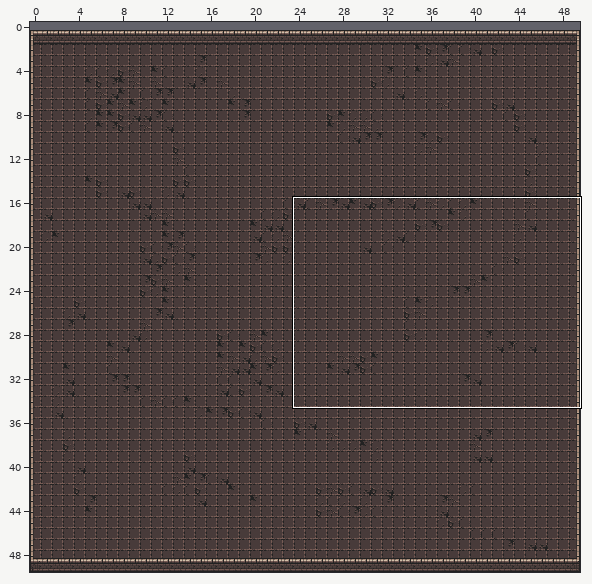
Tiled map: assets/map/carte.tmx. Above, an overview of the earlier version with the close-up marked.
Close-up. Earlier state:
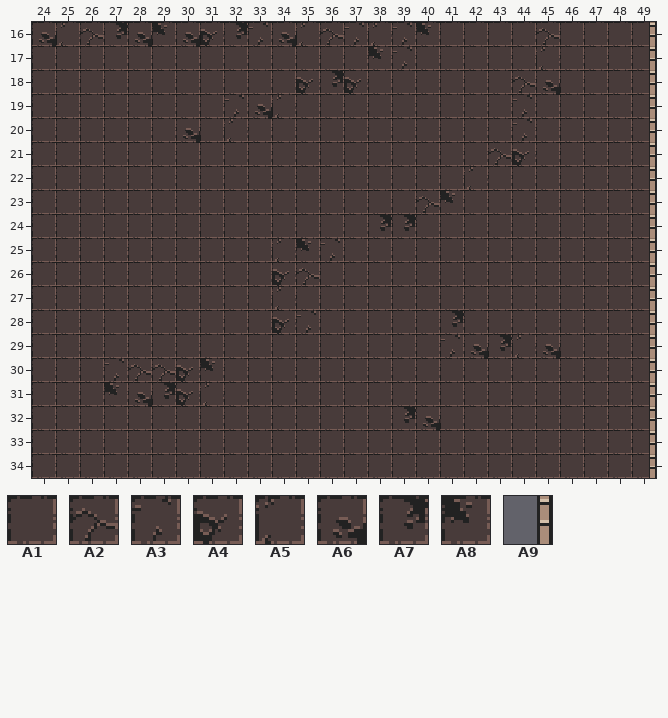
Cells are 16x16 px. Shown: x 24..49, y 16..34. The commit also changed other parts of the map, which this record leaves out.
Key: from "0x72_DungeonTilesetII_v1.4": A1 129, A2 130, A3 131, A4 161, A5 162, A6 163, A7 193, A8 194, A9 256.
__ is an empty cell, ## one hidden under a higher layer.
Layer "sol" before, first column x 24:
16 A6 A5 A2 A7 A6 A8 A6 A4 A7 A3 A6 A5 A2 A3 A5 A3 A8 A1 A1 A1 A1 A2 A1 A1 A1 A1
17 A1 A1 A1 A1 A1 A1 A1 A1 A1 A1 A1 A1 A1 A1 A8 A3 A1 A1 A1 A1 A1 A5 A1 A1 A1 A1
18 A1 A1 A1 A1 A1 A1 A1 A1 A1 A1 A1 A4 A7 A4 A1 A1 A1 A1 A1 A1 A2 A6 A1 A1 A1 A1
19 A1 A1 A1 A1 A1 A1 A1 A1 A3 A6 A5 A1 A1 A1 A1 A1 A1 A1 A1 A1 A3 A1 A1 A1 A1 A1
20 A1 A1 A1 A1 A1 A1 A6 A1 A5 A1 A1 A1 A1 A1 A1 A1 A1 A1 A1 A1 A3 A1 A1 A1 A1 A1
21 A1 A1 A1 A1 A1 A1 A1 A1 A1 A1 A1 A1 A1 A1 A1 A1 A1 A1 A1 A2 A4 A1 A1 A1 A1 A1
22 A1 A1 A1 A1 A1 A1 A1 A1 A1 A1 A1 A1 A1 A1 A1 A1 A1 A1 A5 A1 A1 A1 A1 A1 A1 A1
23 A1 A1 A1 A1 A1 A1 A1 A1 A1 A1 A1 A1 A1 A1 A1 A1 A2 A8 A1 A1 A1 A1 A1 A1 A1 A1
24 A1 A1 A1 A1 A1 A1 A1 A1 A1 A1 A1 A1 A1 A1 A7 A7 A1 A1 A1 A1 A1 A1 A1 A1 A1 A1
25 A1 A1 A1 A1 A1 A1 A1 A1 A1 A1 A5 A8 A3 A1 A1 A1 A1 A1 A1 A1 A1 A1 A1 A1 A1 A1
26 A1 A1 A1 A1 A1 A1 A1 A1 A1 A1 A4 A2 A1 A1 A1 A1 A1 A1 A1 A1 A1 A1 A1 A1 A1 A1
27 A1 A1 A1 A1 A1 A1 A1 A1 A1 A1 A5 A1 A1 A1 A1 A1 A1 A1 A1 A1 A1 A1 A1 A1 A1 A1
28 A1 A1 A1 A1 A1 A1 A1 A1 A1 A1 A4 A3 A1 A1 A1 A1 A1 A7 A1 A1 A1 A1 A1 A1 A1 A1
29 A1 A1 A1 A1 A1 A1 A1 A1 A1 A1 A1 A1 A1 A1 A1 A1 A1 A3 A6 A7 A5 A6 A1 A1 A1 A1
30 A1 A1 A1 A3 A2 A2 A4 A8 A1 A1 A1 A1 A1 A1 A1 A1 A1 A1 A1 A1 A1 A1 A1 A1 A1 A1
31 A1 A1 A1 A8 A6 A7 A4 A5 A1 A1 A1 A1 A1 A1 A1 A1 A1 A1 A1 A1 A1 A1 A1 A1 A1 A1
32 A1 A1 A1 A1 A1 A1 A1 A1 A1 A1 A1 A1 A1 A1 A1 A7 A6 A1 A1 A1 A1 A1 A1 A1 A1 A1
33 A1 A1 A1 A1 A1 A1 A1 A1 A1 A1 A1 A1 A1 A1 A1 A1 A1 A1 A1 A1 A1 A1 A1 A1 A1 A1
34 A1 A1 A1 A1 A1 A1 A1 A1 A1 A1 A1 A1 A1 A1 A1 A1 A1 A1 A1 A1 A1 A1 A1 A1 A1 A1
Layer "mur" before, first column x 24:
16 __ __ __ __ __ __ __ __ __ __ __ __ __ __ __ __ __ __ __ __ __ __ __ __ __ A9
17 __ __ __ __ __ __ __ __ __ __ __ __ __ __ __ __ __ __ __ __ __ __ __ __ __ A9
18 __ __ __ __ __ __ __ __ __ __ __ __ __ __ __ __ __ __ __ __ __ __ __ __ __ A9
19 __ __ __ __ __ __ __ __ __ __ __ __ __ __ __ __ __ __ __ __ __ __ __ __ __ A9
20 __ __ __ __ __ __ __ __ __ __ __ __ __ __ __ __ __ __ __ __ __ __ __ __ __ A9
21 __ __ __ __ __ __ __ __ __ __ __ __ __ __ __ __ __ __ __ __ __ __ __ __ __ A9
22 __ __ __ __ __ __ __ __ __ __ __ __ __ __ __ __ __ __ __ __ __ __ __ __ __ A9
23 __ __ __ __ __ __ __ __ __ __ __ __ __ __ __ __ __ __ __ __ __ __ __ __ __ A9
24 __ __ __ __ __ __ __ __ __ __ __ __ __ __ __ __ __ __ __ __ __ __ __ __ __ A9
25 __ __ __ __ __ __ __ __ __ __ __ __ __ __ __ __ __ __ __ __ __ __ __ __ __ A9
26 __ __ __ __ __ __ __ __ __ __ __ __ __ __ __ __ __ __ __ __ __ __ __ __ __ A9
27 __ __ __ __ __ __ __ __ __ __ __ __ __ __ __ __ __ __ __ __ __ __ __ __ __ A9
28 __ __ __ __ __ __ __ __ __ __ __ __ __ __ __ __ __ __ __ __ __ __ __ __ __ A9
29 __ __ __ __ __ __ __ __ __ __ __ __ __ __ __ __ __ __ __ __ __ __ __ __ __ A9
30 __ __ __ __ __ __ __ __ __ __ __ __ __ __ __ __ __ __ __ __ __ __ __ __ __ A9
31 __ __ __ __ __ __ __ __ __ __ __ __ __ __ __ __ __ __ __ __ __ __ __ __ __ A9
32 __ __ __ __ __ __ __ __ __ __ __ __ __ __ __ __ __ __ __ __ __ __ __ __ __ A9
33 __ __ __ __ __ __ __ __ __ __ __ __ __ __ __ __ __ __ __ __ __ __ __ __ __ A9
34 __ __ __ __ __ __ __ __ __ __ __ __ __ __ __ __ __ __ __ __ __ __ __ __ __ A9
The same view after the edit:
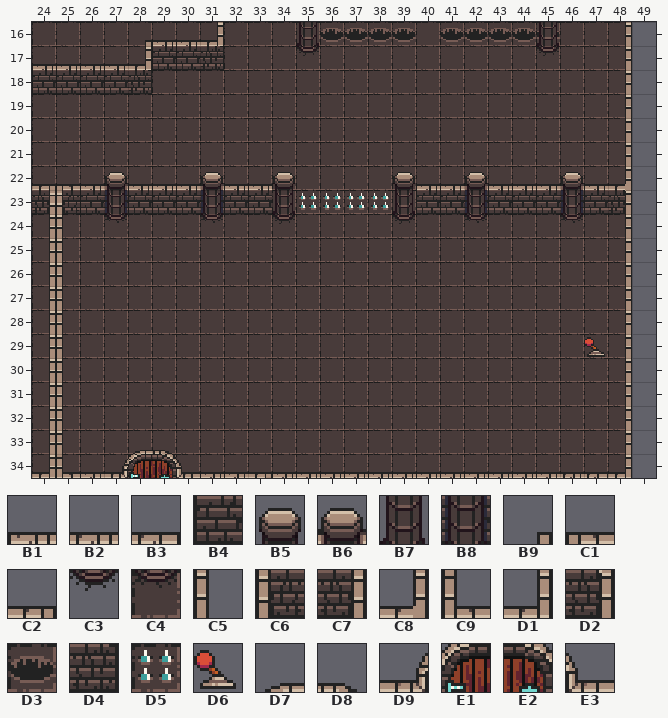
Further tiles: from "0x72_DungeonTilesetII_v1.4": B1 1, B2 2, B3 3, B4 33, B5 165, B6 166, B7 197, B8 198, B9 224, C1 226, C2 227, C3 229, C4 230, C5 257, C6 258, C7 259, C8 260, C9 290, D1 291, D2 292, D3 294, D4 323, D5 356, D6 389, D7 418, D8 419, D9 449, E1 450, E2 451, E3 452.
Tiles of an added or newly shown layer are drawn over the layers below it.
From old to new:
Changed rows in their new state; .. is an unchanged cell.
Layer "sol":
first column x 24:
16 A1 A1 A1 A1 A1 A1 A1 A1 A1 A1 A1 A1 ## ## ## ## A1 .. .. .. .. ## .. .. .. __
17 .. .. .. .. .. .. .. .. .. .. .. .. .. .. A1 A1 .. .. .. .. .. A1 .. .. .. __
18 .. .. .. .. .. .. .. .. .. .. .. A1 A1 A1 .. .. .. .. .. .. A1 A1 .. .. .. __
19 .. .. .. .. .. .. .. .. A1 A1 A1 .. .. .. .. .. .. .. .. .. A1 .. .. .. .. __
20 .. .. .. .. .. .. A1 .. A1 .. .. .. .. .. .. .. .. .. .. .. A1 .. .. .. .. __
21 .. .. .. .. .. .. .. .. .. .. .. .. .. .. .. .. .. .. .. A1 A1 .. .. .. .. __
22 .. .. .. .. .. .. .. .. .. .. .. .. .. .. .. .. .. .. A1 .. .. .. .. .. .. __
23 .. .. .. .. .. .. .. .. .. .. .. .. .. .. .. .. ## ## .. .. .. .. .. .. .. __
24 .. .. .. .. .. .. .. .. .. .. .. .. .. .. A1 A1 .. .. .. .. .. .. .. .. .. __
25 .. .. .. .. .. .. .. .. .. .. A1 A1 A1 .. .. .. .. .. .. .. .. .. .. .. .. __
26 .. .. .. .. .. .. .. .. .. .. A1 A1 .. .. .. .. .. .. .. .. .. .. .. .. .. __
27 .. .. .. .. .. .. .. .. .. .. A1 .. .. .. .. .. .. .. .. .. .. .. .. .. .. __
28 .. .. .. .. .. .. .. .. .. .. A1 A1 .. .. .. .. .. A1 .. .. .. .. .. .. .. __
29 .. .. .. .. .. .. .. .. .. .. .. .. .. .. .. .. .. A1 A1 A1 A1 A1 .. .. .. __
30 .. .. .. A1 A1 A1 A1 A1 .. .. .. .. .. .. .. .. .. .. .. .. .. .. .. .. .. __
31 .. .. .. A1 A1 A1 A1 A1 .. .. .. .. .. .. .. .. .. .. .. .. .. .. .. .. .. __
32 .. .. .. .. .. .. .. .. .. .. .. .. .. .. .. A1 A1 .. .. .. .. .. .. .. .. __
33 .. .. .. .. .. .. .. .. .. .. .. .. .. .. .. .. .. .. .. .. .. .. .. .. .. __
34 .. .. .. .. .. .. .. .. .. .. .. .. .. .. .. .. .. .. .. .. .. .. .. .. .. __
Layer "piege" (added):
first column x 36:
16 D3 D3 D3 D3 .. D3 D3 D3 D3 D3
first column x 35:
23 D5 D5 D5 D5
Layer "mur":
first column x 24:
16 .. .. .. .. B9 B1 B1 D1 .. .. .. B7 .. .. .. .. .. .. .. .. .. B7 .. .. A9 __
17 B1 B1 B1 B1 D1 B4 B4 D4 .. .. .. C3 .. .. .. .. .. .. .. .. .. C3 .. .. A9 __
18 B4 B4 B4 B4 D4 .. .. .. .. .. .. .. .. .. .. .. .. .. .. .. .. .. .. .. A9 __
19 .. .. .. .. .. .. .. .. .. .. .. .. .. .. .. .. .. .. .. .. .. .. .. .. A9 __
20 .. .. .. .. .. .. .. .. .. .. .. .. .. .. .. .. .. .. .. .. .. .. .. .. A9 __
21 .. .. .. .. .. .. .. .. .. .. .. .. .. .. .. .. .. .. .. .. .. .. .. .. A9 __
22 C2 C1 B1 B6 B1 B1 B1 B6 B1 B1 B5 .. .. .. .. B5 B1 B1 B6 B1 B1 B1 B6 B1 C8 __
23 C7 C6 B4 B8 B4 B4 B4 B8 B4 B4 B7 .. .. .. .. B7 B4 B4 B8 B4 B4 B4 B8 B4 D2 __
24 A9 C5 .. C4 .. .. .. C4 .. .. C3 .. .. .. .. C3 .. .. C4 .. .. .. C4 .. A9 __
25 A9 C5 .. .. .. .. .. .. .. .. .. .. .. .. .. .. .. .. .. .. .. .. .. .. A9 __
26 A9 C5 .. .. .. .. .. .. .. .. .. .. .. .. .. .. .. .. .. .. .. .. .. .. A9 __
27 A9 C5 .. .. .. .. .. .. .. .. .. .. .. .. .. .. .. .. .. .. .. .. .. .. A9 __
28 A9 C5 .. .. .. .. .. .. .. .. .. .. .. .. .. .. .. .. .. .. .. .. .. .. A9 __
29 A9 C5 .. .. .. .. .. .. .. .. .. .. .. .. .. .. .. .. .. .. .. .. .. .. A9 __
30 A9 C5 .. .. .. .. .. .. .. .. .. .. .. .. .. .. .. .. .. .. .. .. .. .. A9 __
31 A9 C5 .. .. .. .. .. .. .. .. .. .. .. .. .. .. .. .. .. .. .. .. .. .. A9 __
32 A9 C5 .. .. .. .. .. .. .. .. .. .. .. .. .. .. .. .. .. .. .. .. .. .. A9 __
33 A9 C5 .. .. D7 D8 .. .. .. .. .. .. .. .. .. .. .. .. .. .. .. .. .. .. A9 __
34 D1 C9 B1 D9 E1 E2 E3 B1 B1 C2 B1 B1 B1 B1 B1 B1 B1 B1 B1 B1 B1 B1 B2 B3 D1 __
Layer "decors" (added):
first column x 47:
29 D6
Boxes around the changes in both close-ups, in picture pixels (x1, y1, x2, y2):
changed: (32, 22, 656, 478)
